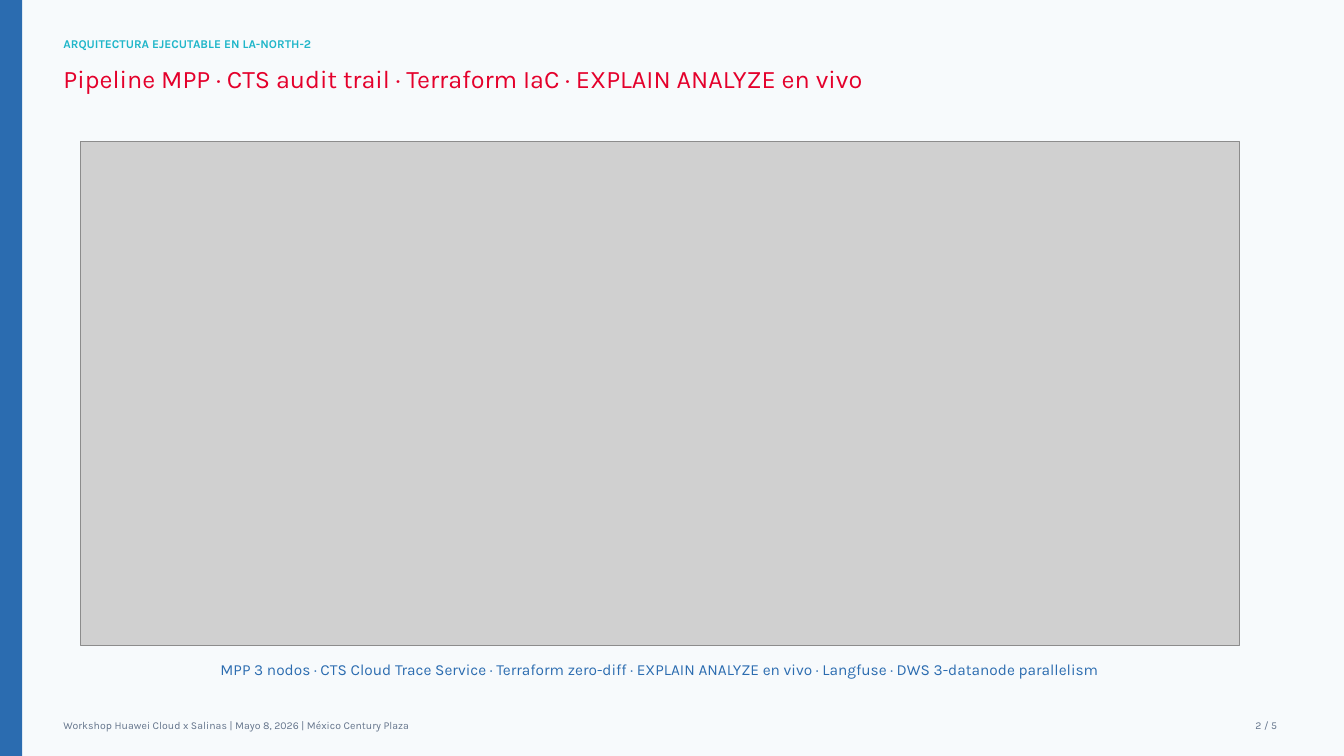
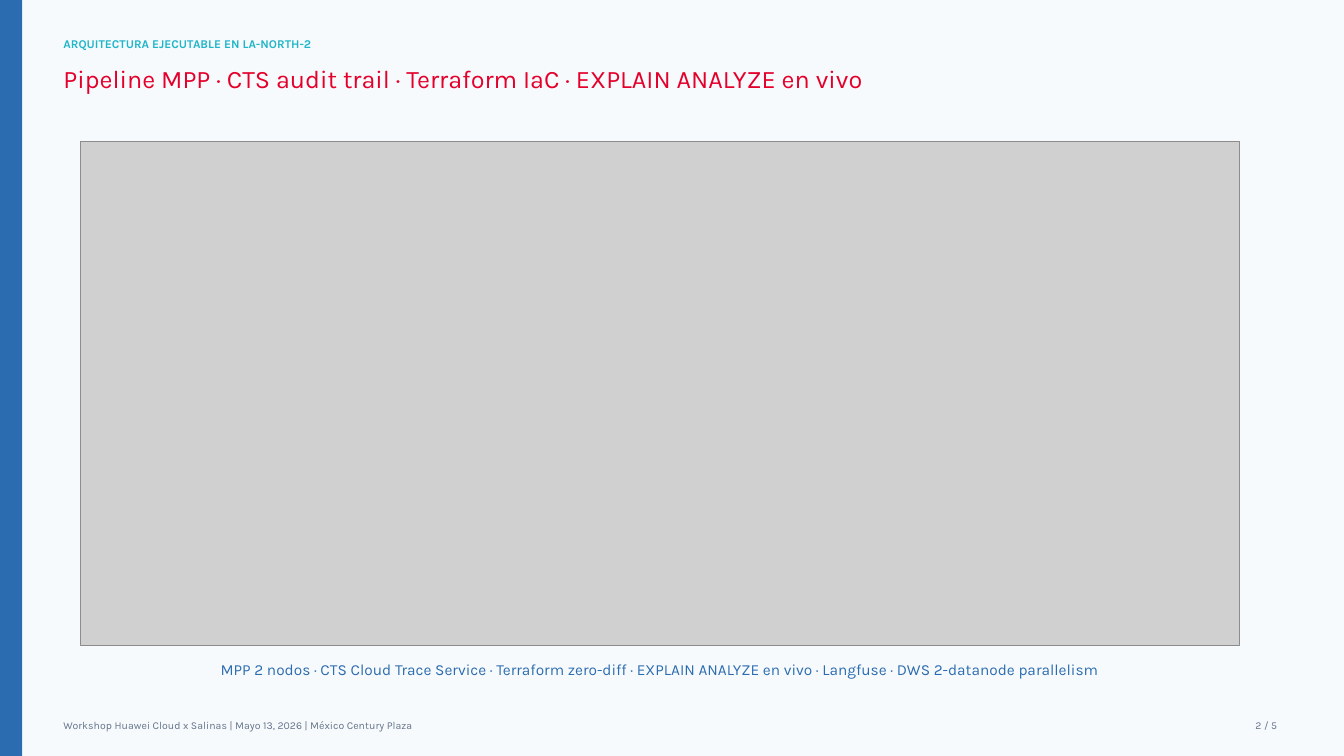
Before and after one commit to Borre/ayco-huawei-cloud, a slide deck: slide 2 of docs/slides-arquitectura.pptx. Drawn at 1344x756 pixels with LibreOffice and Linux fonts; fonts in the diff are those of the drawing; grey boxes stand for pictures. Boxes give left, top, right and bottom in pixels: in the first picture for what was removed or moved away, otherwise in the second. Text is boxed around its words. In the diff, an @@ line names an element or a change of style, - is before the commit and + after.

```diff
--- a/docs/slides-arquitectura.pptx
+++ b/docs/slides-arquitectura.pptx
@@ text at (221,664,1099,679): text changed @@
-MPP 3 nodos · CTS Cloud Trace Service · Terraform zero-diff · EXPLAIN ANALYZE en vivo · Langfuse · DWS 3-datanode parallelism
+MPP 2 nodos · CTS Cloud Trace Service · Terraform zero-diff · EXPLAIN ANALYZE en vivo · Langfuse · DWS 2-datanode parallelism
@@ text at (63,721,412,732): text changed @@
-Workshop Huawei Cloud x Salinas | Mayo 8, 2026 | México Century Plaza
+Workshop Huawei Cloud x Salinas | Mayo 13, 2026 | México Century Plaza
```
Also in this commit, not shown: 4 other slides changed, 6 other files.
